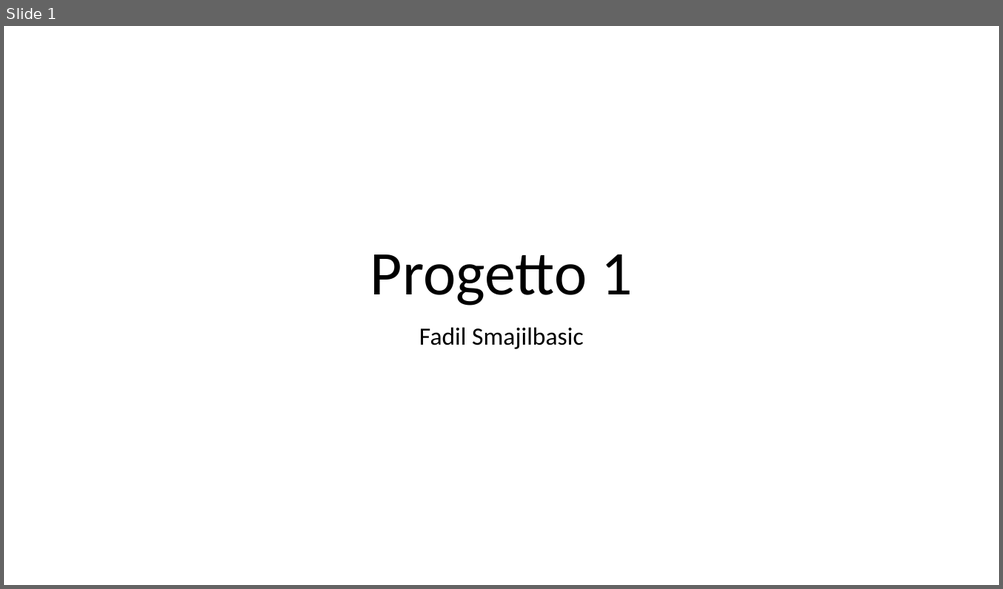
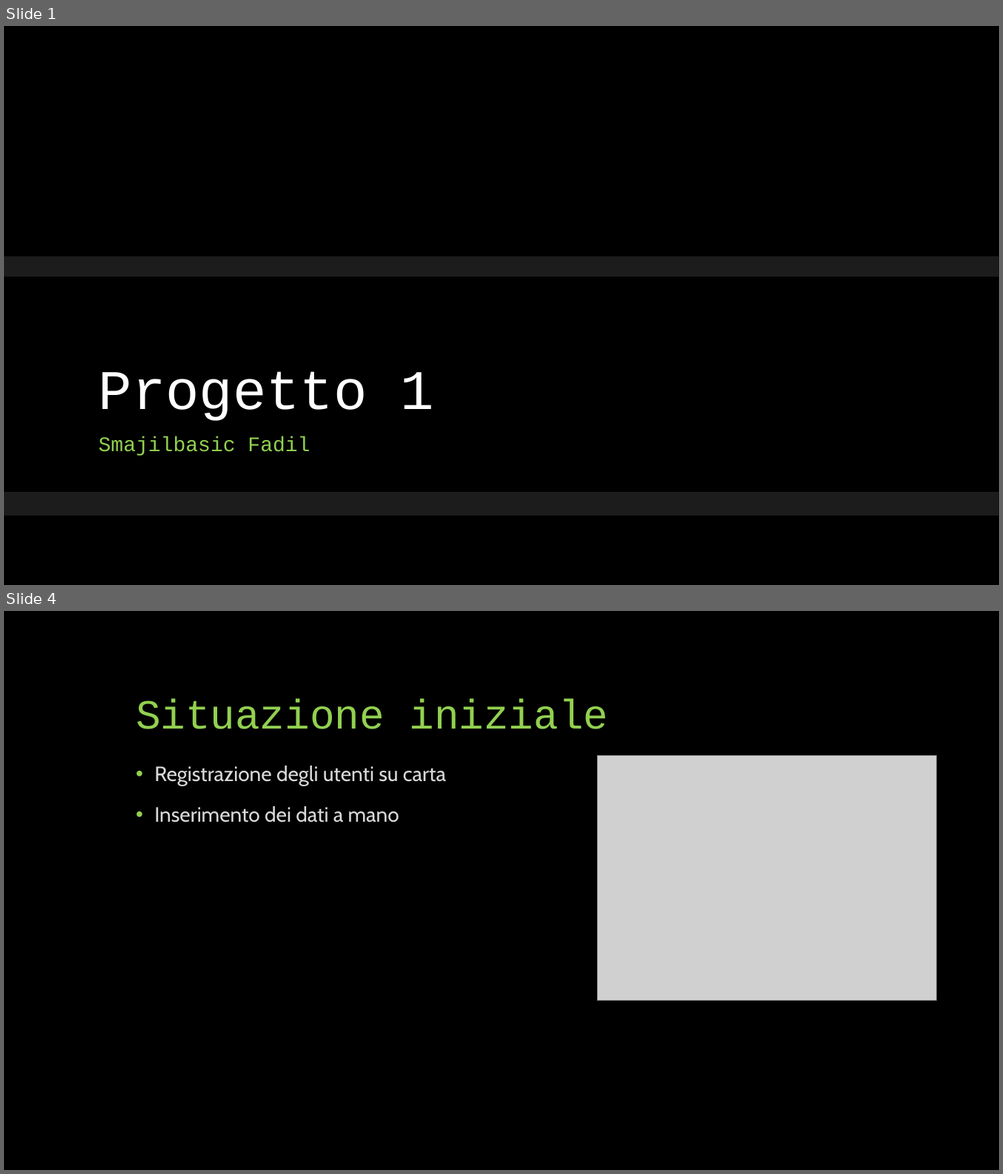
Before and after one commit to FadilSmajilbasic/Progetto1, a slide deck: Documentazione/Presentazione.pptx. Shown one above the other, each under a label of ours: slide 1 before the commit, slides 1 and 4 after it; the slides between them are not shown. The pictures are 1003x589 and 1003x1174 pixels, drawn with LibreOffice and Linux fonts; fonts in the diff are those of the drawing; grey boxes stand for pictures; background and template pictures are left out. Boxes give left, top, right and bottom in pixels: in the first picture for what was removed or moved away, otherwise in the second. Text is boxed around its words. In the diff, an @@ line names an element or a change of style, - is before the commit and + after.

```diff
--- a/Documentazione/Presentazione.pptx
+++ b/Documentazione/Presentazione.pptx
@@ slide 4 added at [4,611,999,1170], background #000000 @@
@@ title added at [136,699,609,729], 40 pt, text #92D050 @@
+Situazione iniziale
@@ text added at [154,766,446,823], 20 pt, text #D9D9D9 @@
+• Registrazione degli utenti su carta
+• Inserimento dei dati a mano
@@ picture added at [598,756,936,1000] @@
@@ slide 1 changed as well @@
@@ background #FFFFFF to picture (left out) @@
@@ rectangle added at [4,257,999,516], fill #262626 at 75% opacity @@
@@ rectangle added at [4,277,999,492], fill #000000 @@
@@ title "Progetto 1": place and size @@
-title "Progetto 1" at [370,255,632,306]
+title "Progetto 1" at [99,372,434,421]
@@ title "Progetto 1" at [99,372,434,421]: size 60 to 54 pt, font Calibri to Courier New, text colour #000000 to #FFFFFF; alignment centre to left; line spacing 0.9 to 0.8 @@
@@ subtitle at [99,437,310,456]: text changed; size 24 to 20 pt; font Calibri to Courier New; text colour #000000 to #92D050 @@
-Fadil Smajilbasic
+Smajilbasic Fadil
```
Also in this commit, not shown: 8 other slides added, 1 slide removed, 6 other files.
